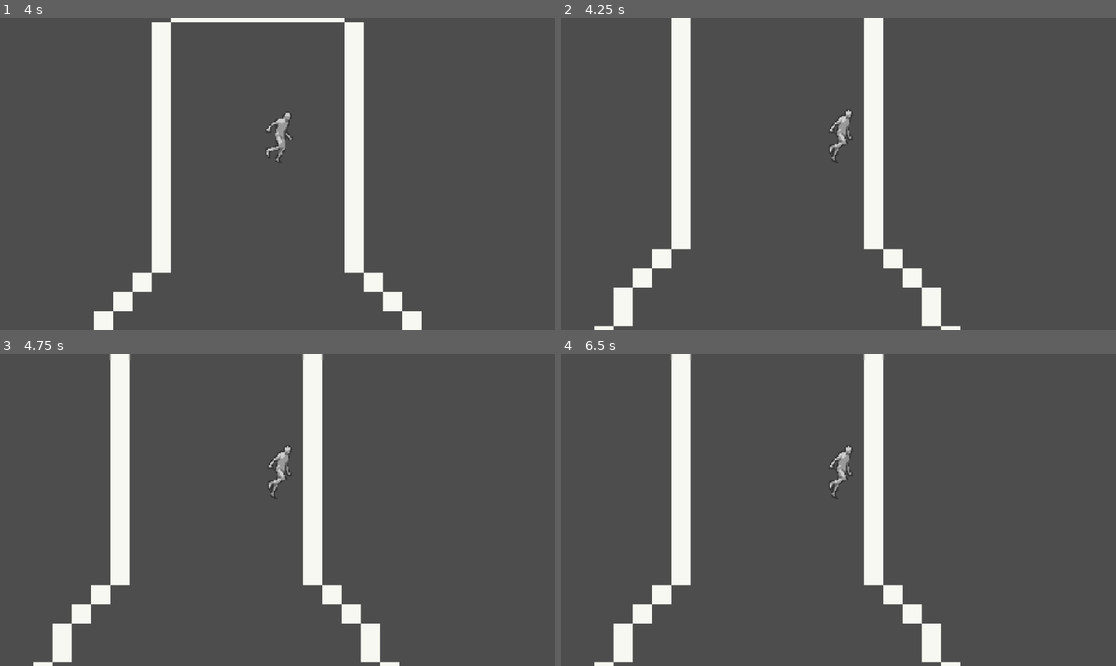
Above: before the commit, frames 1-4 (two rows, left to right).
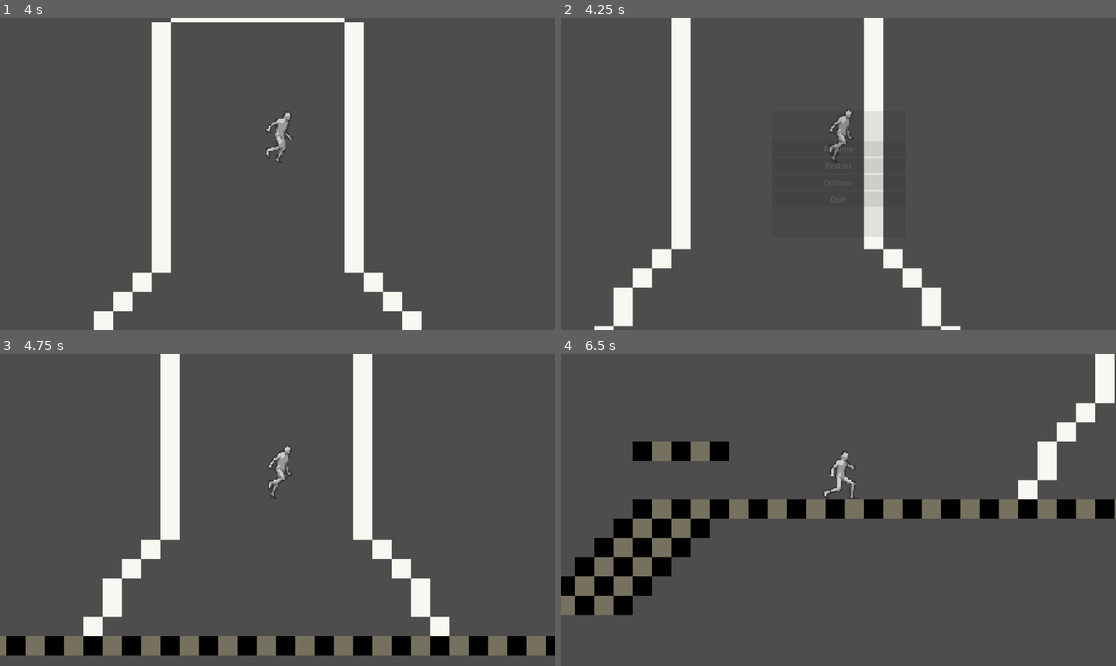
Above: after the commit, the same moments.

Repository: Sebas5750849/home-base_lab
Game: Godot game, scene res://scenes/game.tscn
Same seed, same stepped clock (60 frames per second), same inputs: the game is played once before the commit and once after it.
Inputs (mouse positions are in pixels of both pictures, inside the frame that each line leads up to):
- Up to frame 1 (4 s): hold Down (crouch) 0.53-1.28 s; hold Right (move_right) 0.53-2.03 s; tap Space (jump) at 0.77, 1.52, 3.02, 3.77 s; tap Shift (dash) at 1.35, 2.85 s; hold Left (move_left) 2.03-2.78 s; hold Down (crouch) 2.03-2.78 s; hold Right (move_right) from 2.78 s (still down); hold Down (crouch) from 3.53 s (still down)
- Up to frame 2 (4.25 s): keep holding Right (move_right); keep holding Down (crouch); tap Escape (pause) at 4.15 s
- Up to frame 3 (4.75 s): release Right (move_right) at 4.25 s; release Down (crouch) at 4.25 s; click (277, 500) at 4.25 s, where only the run after the commit has a clickable "Restart"
- Up to frame 4 (6.5 s): hold Left (move_left) 5.03-5.78 s; tap Shift (dash) at 5.1 s; tap Space (jump) at 5.27 s; hold Right (move_right) from 5.78 s (still down); hold Down (crouch) from 5.78 s (still down)

Frame 1 is identical in both runs. In frame 2, 0.8% of the frame differs, in the area x 48-59%, y 29-71%; in frame 3, 19%; in frame 4, 20%, in the area x 0-100%, y 0-100%.

Commit message:
fixed pause menue

Diff:
--- a/scenes/Level scenes/0__tutorial_level.tscn
+++ b/scenes/Level scenes/0__tutorial_level.tscn
@@ -1,7 +1,8 @@
-[gd_scene load_steps=3 format=4 uid="uid://cbnty31cvslpm"]
+[gd_scene load_steps=4 format=4 uid="uid://cbnty31cvslpm"]
 
 [ext_resource type="TileSet" uid="uid://mhn0gcjb225o" path="res://assets/Tilesetlayer of the game.tres" id="2_iunqk"]
 [ext_resource type="PackedScene" uid="uid://bpei5b4drb5en" path="res://scenes/reset_ma_game.tscn" id="2_myyxp"]
+[ext_resource type="PackedScene" uid="uid://dswr0ooxvgmpc" path="res://scenes/pause_menu.tscn" id="4_757ls"]
 
 [node name="0_ tutorial level" type="Node2D"]
 
@@ -16,3 +17,7 @@
 [node name="Reset ma game" parent="." instance=ExtResource("2_myyxp")]
 position = Vector2(0, -1)
 collision_mask = 2
+
+[node name="CanvasLayer" type="CanvasLayer" parent="."]
+
+[node name="PauseMenu" parent="CanvasLayer" instance=ExtResource("4_757ls")]
--- a/scenes/Level scenes/testing_level.tscn
+++ b/scenes/Level scenes/testing_level.tscn
@@ -1,6 +1,7 @@
-[gd_scene load_steps=2 format=4 uid="uid://kxuixcuebtcu"]
+[gd_scene load_steps=3 format=4 uid="uid://kxuixcuebtcu"]
 
 [ext_resource type="TileSet" uid="uid://mhn0gcjb225o" path="res://assets/Tilesetlayer of the game.tres" id="1_fc88k"]
+[ext_resource type="PackedScene" uid="uid://dswr0ooxvgmpc" path="res://scenes/pause_menu.tscn" id="2_e3swm"]
 
 [node name="Testing level" type="Node2D"]
 
@@ -22,3 +23,7 @@
 offset_right = 2246.0
 offset_bottom = -229.0
 text = "Player can jump 13 pixels without dash"
+
+[node name="CanvasLayer" type="CanvasLayer" parent="."]
+
+[node name="PauseMenu" parent="CanvasLayer" instance=ExtResource("2_e3swm")]
--- a/scenes/game.tscn
+++ b/scenes/game.tscn
@@ -1,8 +1,7 @@
-[gd_scene load_steps=4 format=3 uid="uid://c5apdcg20j6a0"]
+[gd_scene load_steps=3 format=3 uid="uid://c5apdcg20j6a0"]
 
 [ext_resource type="PackedScene" uid="uid://fp2kjv70lur3" path="res://scenes/player.tscn" id="1_uwrxv"]
 [ext_resource type="PackedScene" uid="uid://cbnty31cvslpm" path="res://scenes/Level scenes/0__tutorial_level.tscn" id="3_lbhrr"]
-[ext_resource type="PackedScene" uid="uid://dswr0ooxvgmpc" path="res://scenes/pause_menu.tscn" id="3_lnu2h"]
 
 [node name="Game" type="Node2D"]
 
@@ -13,12 +12,6 @@
 position = Vector2(-3, 9)
 zoom = Vector2(2.5, 2.5)
 
-[node name="CanvasLayer" type="CanvasLayer" parent="."]
-
-[node name="PauseMenu" parent="CanvasLayer" instance=ExtResource("3_lnu2h")]
-offset_top = -635.0
-offset_bottom = -635.0
-
 [node name="Levels" type="Node" parent="."]
 
 [node name="0_ tutorial level" parent="Levels" instance=ExtResource("3_lbhrr")]
